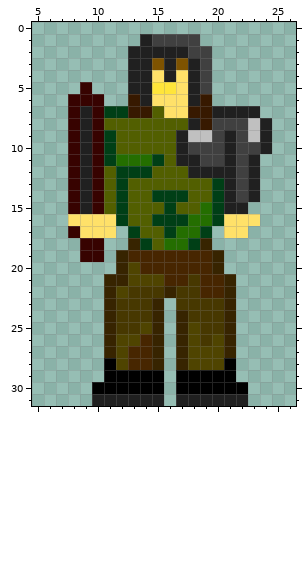
Edited in one commit: pixel-art sprite (sprites/images/sprite_playerWSword_3.png). Above, as it was before the edit.
The file is 32x32 pixels. Shown: x 5..26, y 0..31.
Once edited:
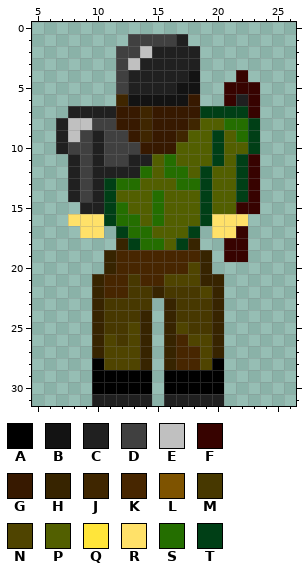
Palette (. is transparent): A #000000  B #131313  C #202020  D #404040  E #c0c0c0  F #370300  G #371900  H #372400  J #3f2600  K #472600  L #7e5300  M #473800  N #4f4400  P #525f00  Q #ffe53a  R #ffe169  S #246e00  T #003f16
The exact change:
Changed rows in their new state; - is an unchanged pixel.
first column x 7:
 1 ------DD--C.------
 2 -----DDE---C.-----
 3 -----DE-C-C-.-----
 4 -----D--C-CB.--F--
 5 --.--D--CCBB.-FFF-
 6 -...-JBBBBBG.-FCF-
 7 -C-CCG-JGGG-TTTTF-
 8 CEEDDGGJGGGJPPSST.
 9 CEDCDDGJGGJPPTPST.
10 CDDCDDDGGGPPPTPPT.
11 -CDCDDCCPSPPPTPTF-
12 -CDCCCCS-SSPTPPTF-
13 -CDCTSS---SSTPPTF-
14 -CDCTP--SPP-TPPTF-
15 -.-CTS--SP--TPPFF-
16 ----TSS-SPPPTR--.-
17 -.--.TSS-PPT.R-F--
18 --..-HTSSPTH.-FF--
19 --..HK------H.FF--
20 ----HKK----NH.----
21 ---HKKMKKNNNHH.---
22 ---HKK--HM--NH.---
23 ---HM---.H---H.---
24 ---HM--H.HM--H.---
25 ---HM-NH.HNM-H.---
26 ---HNM-H.HK-NH.---
27 ---HN-NH.HKK-H.---
28 ---AN-NH.HKK-A.---
29 ---A----.A----.---
30 --------.A----..--
31 --------.C----..--
Where, in picture pixels (left, top, right, bottom), the same in both pictures:
changed: (56, 34, 272, 406)
